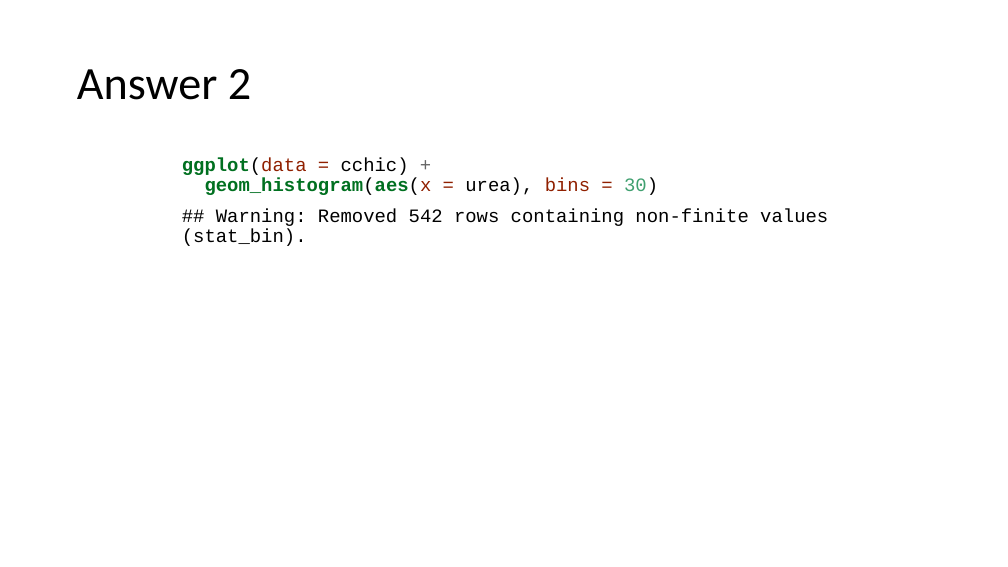
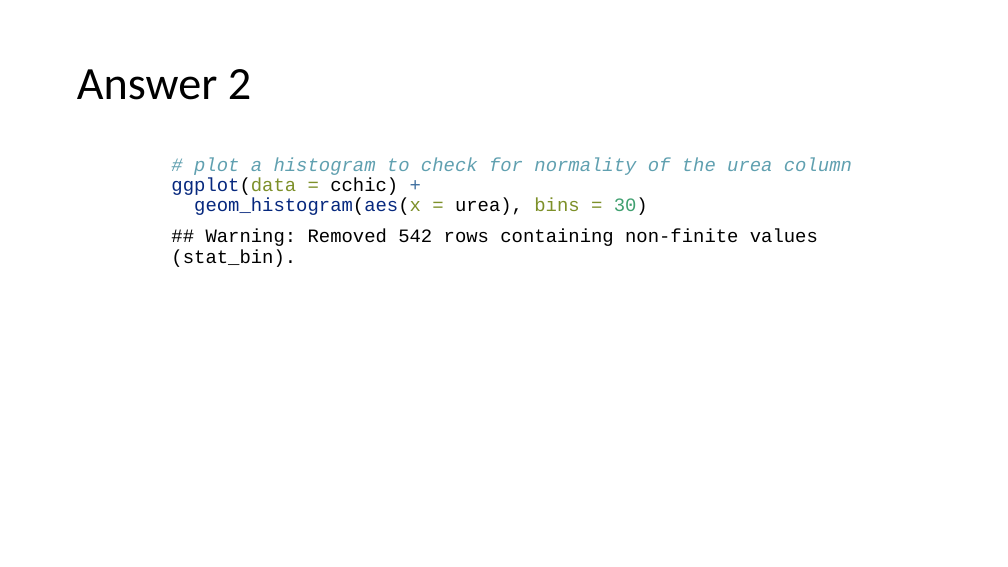
Before and after one commit to ClinicianCoders/ClinicianCoders, a slide deck: slide 15 of Workshops/Workshop6.pptx. Drawn at 1008x567 pixels with LibreOffice and Linux fonts; fonts in the diff are those of the drawing. Boxes give left, top, right and bottom in pixels: in the first picture for what was removed or moved away, otherwise in the second. Text is boxed around its words. In the diff, an @@ line names an element or a change of style, - is before the commit and + after.

Commit message:
Fix overly large code font size in recent knits
Prior to this commit, rekniting slides results in code chunk font sizes
larger than before, causing some sections to overflow off the slide.
This commit edits Images/template.pptx to restore formatting to as close
as possible the original look. This was done by editing the headings in
the Master Slide. The fix isn't perfect, notably whenever normal text is
used now with no heading at all, it is too small. As a result, I've
edited Rmd files where neccessary to ensure all normal text has bullets.
I then reknit all Rmd files with the new template and looked them over
to make sure nothing looks dodgy.

```diff
--- a/Workshops/Workshop6.pptx
+++ b/Workshops/Workshop6.pptx
@@ text at <box>171,157,852,215</box>: text changed; text colour #007020 to #60A0B0 @@
-ggplot(data = cchic) +
-geom_histogram(aes(x = urea), bins = 30)
+# plot a histogram to check for normality of the urea column
+ggplot(data = cchic) +
+geom_histogram(aes(x = urea), bins = 30)
@@ text at <box>171,229,818,267</box>: indent changed @@
```
Also in this commit, not shown: 29 other slides changed, 1 slide removed, 12 other files.
